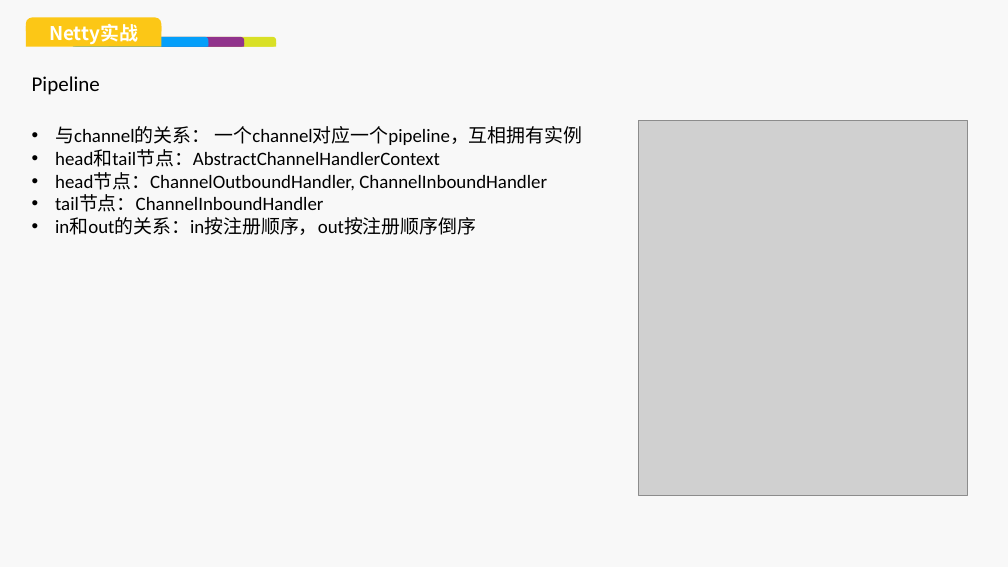
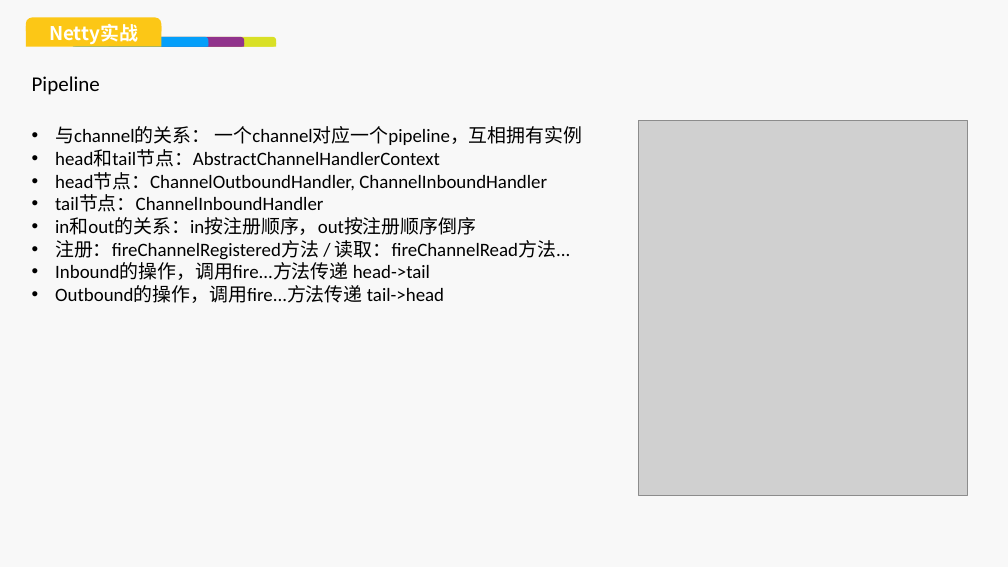
Before and after one commit to stupidsupermanla/netty_study, a slide deck: slide 21 of ppt/NIO&NETTY初窥.pptx. Drawn at 1008x567 pixels with LibreOffice and Linux fonts; fonts in the diff are those of the drawing; grey boxes stand for pictures; background and template pictures are left out. Boxes give left, top, right and bottom in pixels: in the first picture for what was removed or moved away, otherwise in the second. Text is boxed around its words. In the diff, an @@ line names an element or a change of style, - is before the commit and + after.

```diff
--- a/ppt/NIO&NETTY初窥.pptx
+++ b/ppt/NIO&NETTY初窥.pptx
@@ text at bbox=[55, 240, 571, 303]: paragraphs added @@
+• 注册：fireChannelRegistered方法 / 读取：fireChannelRead方法...
+• Inbound的操作，调用fire...方法传递 head->tail
+• Outbound的操作，调用fire...方法传递 tail->head
```
Also in this commit, not shown: 3 other slides changed, 11 other files.
